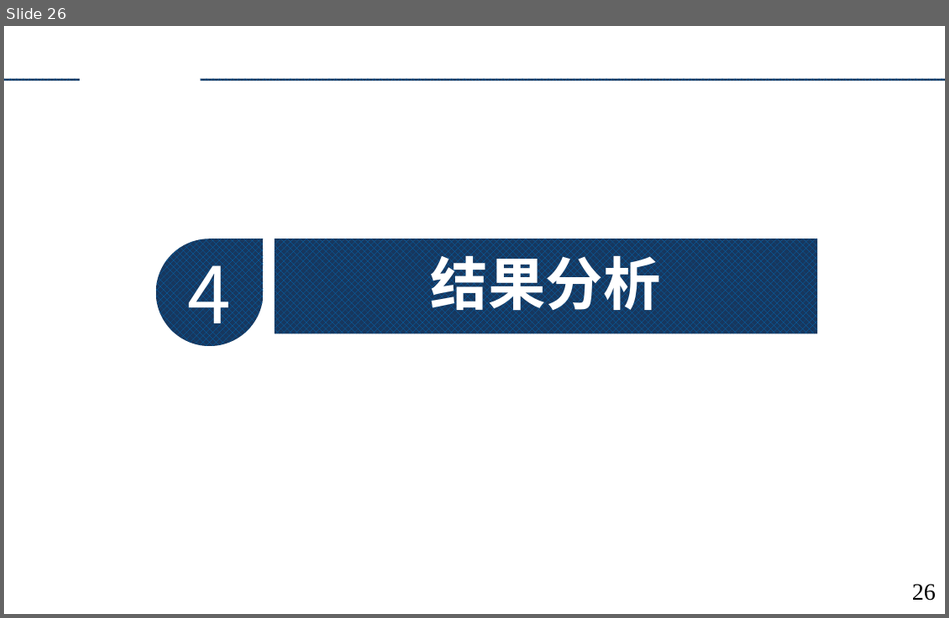
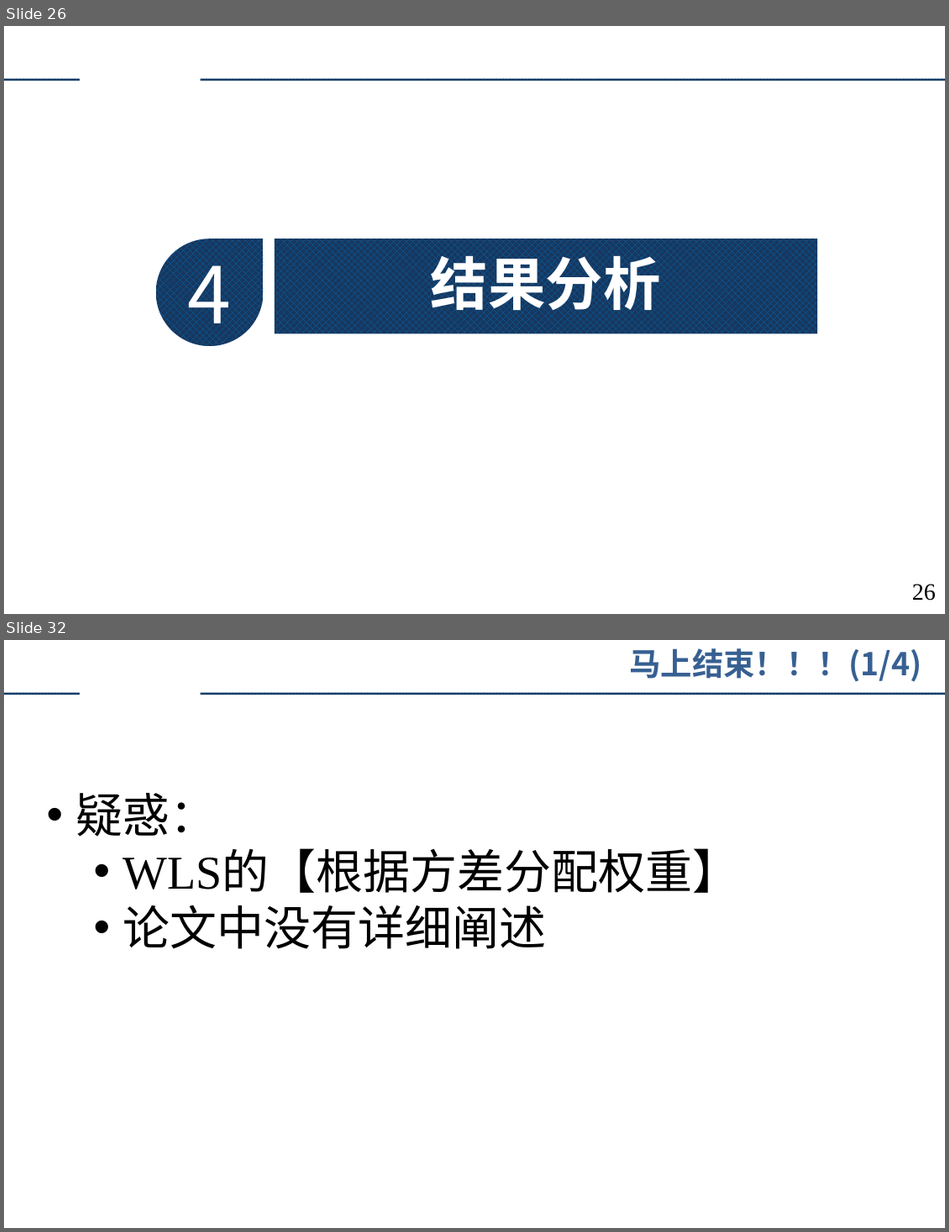
Before and after one commit to augusto-13/ErrorTheory_discussion_ppt, a slide deck: 2023-4-9.pptx. Shown one above the other, each under a label of ours: slide 26 before the commit, slides 26 and 32 after it; the slides between them are not shown. The pictures are 949x618 and 949x1232 pixels, drawn with LibreOffice and Linux fonts; fonts in the diff are those of the drawing; background and template pictures are left out. Boxes give left, top, right and bottom in pixels: in the first picture for what was removed or moved away, otherwise in the second. Text is boxed around its words. In the diff, an @@ line names an element or a change of style, - is before the commit and + after.

```diff
--- a/2023-4-9.pptx
+++ b/2023-4-9.pptx
@@ slide 32 added at [4, 640, 945, 1228], background #FFFFFF; not listed: 2 template elements that a slide beside it also shows @@
@@ text added at [629, 648, 921, 682], 24 pt, text #376092, bold @@
+马上结束！！！(1/4)
@@ text added at [76, 793, 740, 949], 36 pt, text #000000 @@
+• 疑惑：
+  • WLS的【根据方差分配权重】
+  • 论文中没有详细阐述
```
Also in this commit, not shown: 10 slides changed, 6 other slides added, 2 slides removed.
